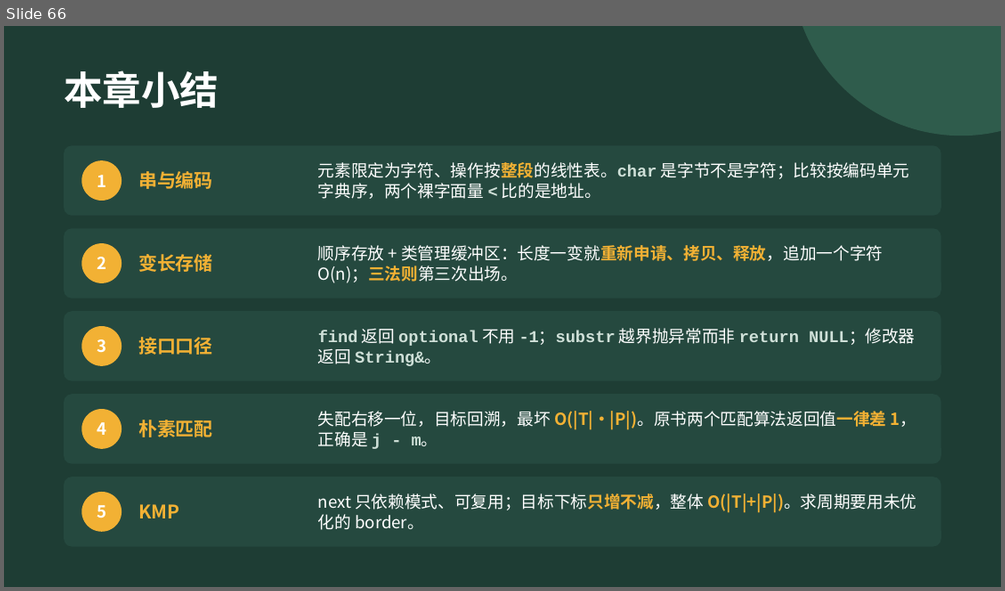
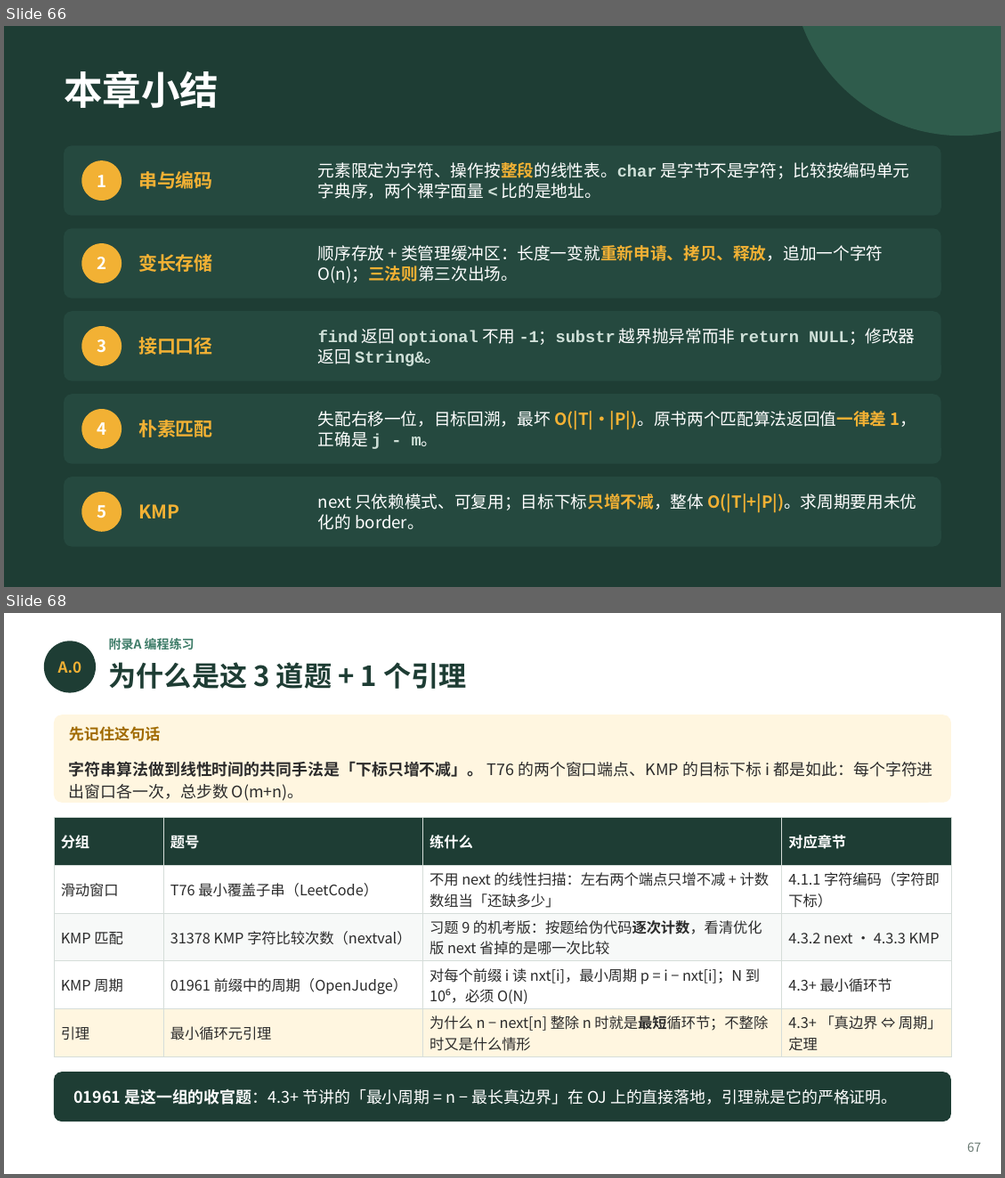
Before and after one commit to GMyhf/2026fall-cs201, a slide deck: courseware/202609_DSA_04_String.pptx. Shown one above the other, each under a label of ours: slide 66 before the commit, slides 66 and 68 after it; the slides between them are not shown. The pictures are 1005x591 and 1005x1178 pixels, drawn with LibreOffice and Linux fonts; fonts in the diff are those of the drawing. Boxes give left, top, right and bottom in pixels: in the first picture for what was removed or moved away, otherwise in the second. Text is boxed around its words. In the diff, an @@ line names an element or a change of style, - is before the commit and + after.

```diff
--- a/courseware/202609_DSA_04_String.pptx
+++ b/courseware/202609_DSA_04_String.pptx
@@ slide 68 added at box(4, 613, 1001, 1174), background #FFFFFF @@
@@ text added at box(109, 638, 194, 649), 9 pt, text #3E7C68, bold @@
+附录A 编程练习
@@ ellipse added at box(44, 641, 96, 693), fill #1E3D34 @@
@@ text added at box(58, 661, 82, 673), 11 pt, text #F2B134, bold @@
+A.0
@@ text added at box(109, 662, 466, 689), 20 pt, text #1E3D34, bold @@
+为什么是这 3 道题 + 1 个引理
@@ rounded rectangle added at box(54, 714, 951, 803), fill #FFF6E0 @@
@@ text added at box(69, 726, 161, 741), 11 pt, text #A06A00, bold @@
+先记住这句话
@@ text added at box(69, 761, 933, 801), 11.5 pt, text #2B2B2B @@
+字符串算法做到线性时间的共同手法是「下标只增不减」。 T76 的两个窗口端点、KMP 的目标下标 i 都是如此：每个字符进出窗口各一次，总步数 O(m+n)。
@@ table added at box(54, 818, 951, 1054), 5 rows, 4 columns @@
+分组 | 题号 | 练什么 | 对应章节
+滑动窗口 | T76 最小覆盖子串（LeetCode） | 不用 next 的线性扫描：左右两个端点只增不减 + 计数数组当「还缺多少」 | 4.1.1 字符编码（字符即下标）
+KMP 匹配 | 31378 KMP 字符比较次数（nextval） | 习题 9 的机考版：按题给伪代码逐次计数，看清优化版 next 省掉的是哪一次比较 | 4.3.2 next · 4.3.3 KMP
+KMP 周期 | 01961 前缀中的周期（OpenJudge） | 对每个前缀 i 读 nxt[i]，最小周期 p = i − nxt[i]；N 到 10⁶，必须 O(N) | 4.3+ 最小循环节
+引理 | 最小循环元引理 | 为什么 n − next[n] 整除 n 时就是最短循环节；不整除时又是什么情形 | 4.3+ 「真边界 ⇔ 周期」定理
@@ rounded rectangle added at box(54, 1071, 951, 1121), fill #1E3D34 @@
@@ text added at box(73, 1088, 898, 1104), 11.5 pt, text #FFFFFF @@
+01961 是这一组的收官题：4.3+ 节讲的「最小周期 = n − 最长真边界」在 OJ 上的直接落地，引理就是它的严格证明。
@@ text added at box(967, 1142, 981, 1151), 9 pt, text #6B7B74 @@
+67
```
Also in this commit, not shown: 2 slides changed, 17 other slides added, 2 other files.
